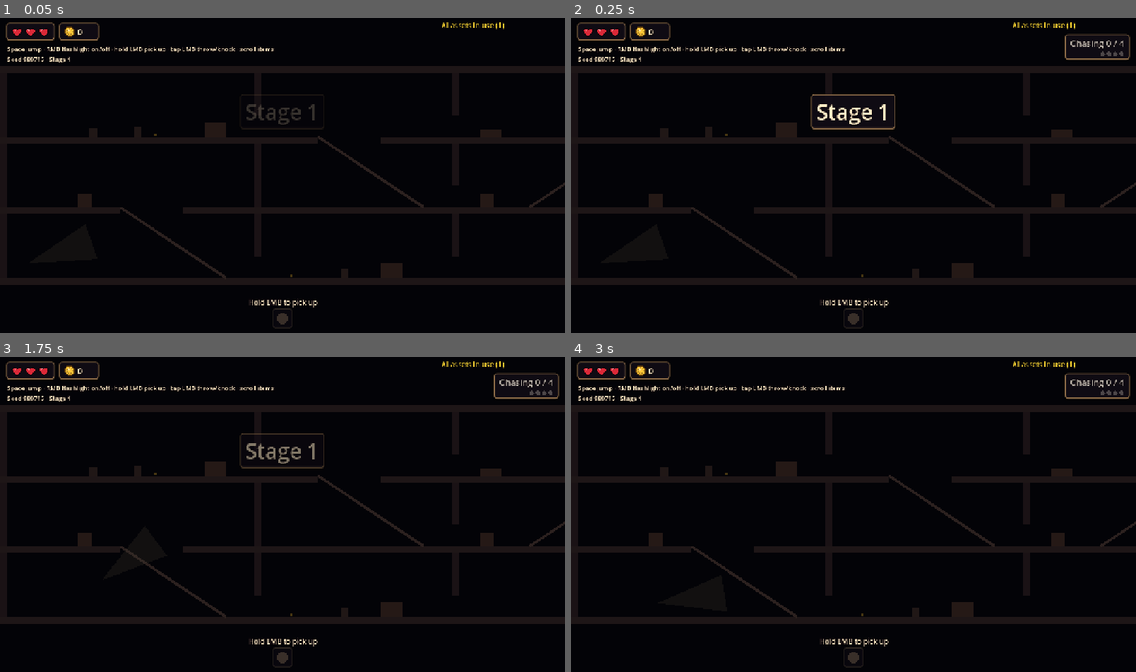
Above: before the commit, frames 1-4 (two rows, left to right).
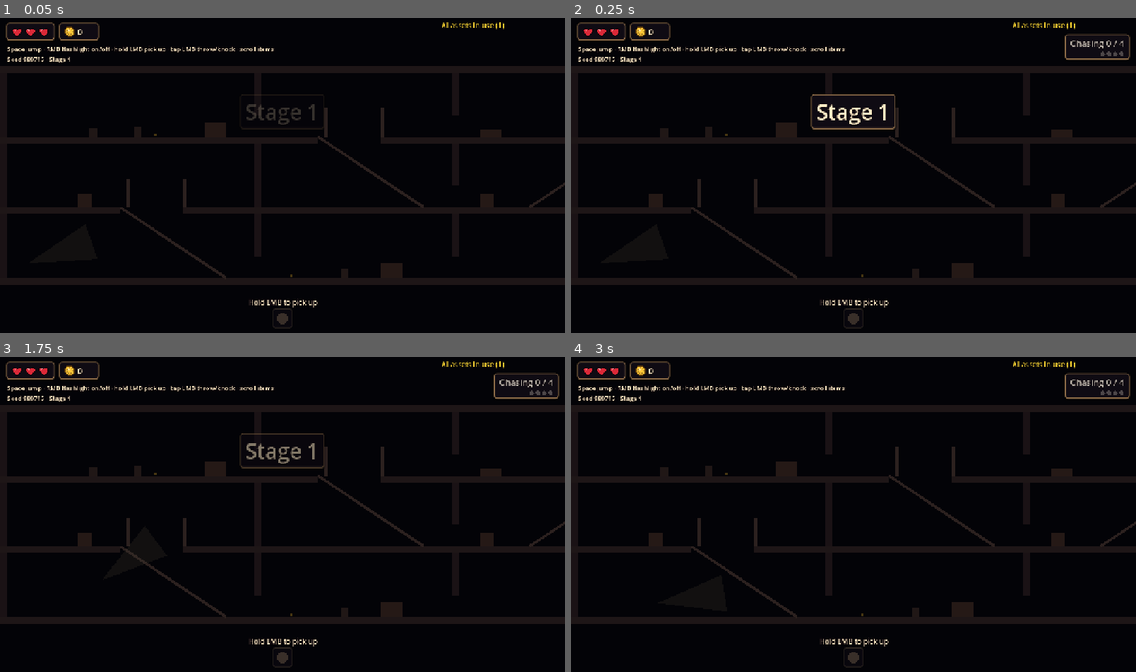
Above: after the commit, the same moments.

Repository: rgavinc/quiet-mansion
Game: Godot game, scene res://scenes/main.tscn
Two runs of this game, one before a commit and one after it. Both use one fixed random seed, a clock stepped at 60 frames per second and the inputs below.
Inputs (mouse positions are in pixels of both pictures, inside the frame that each line leads up to):
- Up to frame 1 (0.05 s): no input
- Up to frame 2 (0.25 s): no input
- Up to frame 3 (1.75 s): tap Enter at 0.5 s; move the mouse to (406, 498) at 0.52 s; hold Space (jump) 0.53-1.28 s; hold D (move_right) from 0.53 s (still down); click (406, 498) at 0.67 s; move the mouse to (169, 530) at 1.27 s; right-click (169, 530) at 1.35 s; tap Space (jump) at 1.52, 1.55 s
- Up to frame 4 (3 s): tap Space (jump) at 1.82, 2.3 s; move the mouse to (910, 445) at 2.02 s; release D (move_right) at 2.03 s; press the mouse at (910, 445) at 2.03 s; hold A (move_left) 2.03-2.78 s; tap Enter at 2.75 s; move the mouse to (825, 577) at 2.77 s; release the mouse at (825, 577) at 2.78 s; hold D (move_right) from 2.78 s (still down); tap Mouse wheel down (inv_next) at 2.85 s; click (825, 577) at 2.92 s

The runs differ from the first frame. In frame 1, 0.2% of the frame differs, in the area x 22-68%, y 28-61%; in frame 2, 0.2%; in frame 3, 0.2%; in frame 4, 0.2%.

Commit message:
Gallery rail (PRODUCT.md, QA-revised): atlas stair_gallery_rail across the opening; collider = 64px far-edge wall on the slab (px 144 / 192 mirrored) + near-edge guard 16px inside the opening, layer WORLD (boy + walkers blocked, floaters pass, no mask toggling); validator placement rule; rail_check in sweep boots; scene_rail real-physics tests (walk/jump at both edges, climb up/down boy + walker, jump on stair under the post, mirrored); LEVELGEN.md

Diff:
--- a/scripts/levelgen/level_generator.gd
+++ b/scripts/levelgen/level_generator.gd
@@ -619,6 +619,22 @@
 			x0 = maxf(x0, h.y)
 		if x0 < right:
 			placeholder.append(_box(geo, Rect2(x0, y, right - x0, TILE), C_SLAB))
+	# gallery rail wall at the far edge of every stair opening (PRODUCT.md, QA-revised): world
+	# collision, so the boy and walkers can't walk or jump into the opening; floaters don't mask
+	# WORLD and drift through; climbers pass 96px under its foot. Plus a near-edge guard inside the
+	# opening 16px back from the top landing (LevelValidator.stair_rail_near).
+	var rails_body := StaticBody2D.new()
+	rails_body.name = "Rails"
+	rails_body.collision_layer = PlayerStats.LAYER_WORLD
+	rails_body.collision_mask = 0
+	level.add_child(rails_body)
+	var rails := []
+	for s in L.stairs:
+		var ty := float(LevelValidator.surface_y(int(s.to_floor)))
+		for r in LevelValidator.stair_rail_walls(s):
+			var rect := Rect2(r.x, ty - LevelValidator.RAIL_H_PX, r.y - r.x, LevelValidator.RAIL_H_PX)
+			placeholder.append(_box(rails_body, rect, C_STAIR))
+			rails.append(rect)
 	for wl in L.walls:
 		var surf := float(LevelValidator.surface_y(wl.floor))
 		var top := surf - (FLOOR_TILES - 1) * TILE
@@ -729,7 +745,7 @@
 	level.add_to_group("level")
 	level.tree_exiting.connect(func(): if LevelNav.current == nav: LevelNav.current = null)
 	return {level = level, player = player, exit = ex, enemies = enemies, stairs = stairs,
-			bounds = LevelValidator.level_bounds(L), nav = nav, layout = L}
+			rails = rails, bounds = LevelValidator.level_bounds(L), nav = nav, layout = L}
 
 
 ## Give auto-named ("@Class@123") children deterministic names so a rebuild of the same seed
--- a/scripts/levelgen/level_skin.gd
+++ b/scripts/levelgen/level_skin.gd
@@ -29,6 +29,13 @@
 	landing_top = [18, 2, 3, 3],
 	stair_rail_cap = [15, 3, 3, 2],
 }
+# gallery rail over the upper-slab opening (PRODUCT.md "Stair opening"): Designer PR #33 adds
+# `stair_gallery_rail` = [9, 2, 6, 3] (tiles x+9..x+14, band rows 6-8; `stair_rail_cap` carries it
+# over x+15..x+17). Read from ASSETS_MANIFEST.toml; without it, `stair_rail_cap` is repeated over
+# x+9..x+14 as a stand-in.
+const GALLERY_RAIL := "stair_gallery_rail"
+const GALLERY_RAIL_FALLBACK := "stair_rail_cap"
+const MANIFEST := "res://assets/ASSETS_MANIFEST.toml"
 const SLAB_ATLAS_ROW := 5
 const STAIR_WIDTH := 21
 const BAND_ROWS := 9                     # rows 0..8 above the slab
@@ -89,6 +96,23 @@
 					var ac := Vector2i(int(pc[0]) + i, int(pc[1]) + j)
 					var col := x + ac.x if rising_right else x + STAIR_WIDTH - 1 - ac.x
 					_put(src, stairs, Vector2i(col, ty + ac.y - SLAB_ATLAS_ROW), ac.y * COLS + ac.x, not rising_right)
+		# gallery rail across the opening (x+9..x+14 + the rail cap's x+15..x+17, mirrored rising
+		# left); its collision is the generator's Rails body
+		var rail := rail_piece()
+		var pc: Array = rail.piece
+		var cells := []   # [atlas cell, stair column]
+		if rail.name == GALLERY_RAIL:
+			for i in int(pc[2]):
+				for j in int(pc[3]):
+					cells.append([Vector2i(int(pc[0]) + i, int(pc[1]) + j), int(pc[0]) + i])
+		else:
+			for c in range(9, 15):
+				for j in int(pc[3]):
+					cells.append([Vector2i(int(pc[0]) + (c - 9) % int(pc[2]), int(pc[1]) + j), c])
+		for cell in cells:
+			var ac: Vector2i = cell[0]
+			var col: int = x + int(cell[1]) if rising_right else x + STAIR_WIDTH - 1 - int(cell[1])
+			_put(src, stairs, Vector2i(col, ty + ac.y - SLAB_ATLAS_ROW), ac.y * COLS + ac.x, not rising_right)
 		# slab ends where the cutout begins (x+8 rising right, x+12 rising left)
 		if rising_right:
 			_put(src, front, Vector2i(x + 8, ty), SLAB_END_RIGHT)
@@ -111,6 +135,26 @@
 
 
 ## Tile row of floor f's slab (its top edge is the floor surface).
+## {name, piece [col,row,w,h]}: Designer's `stair_gallery_rail` from the manifest's tiles_stage1
+## entry when present, else the `stair_rail_cap` fallback.
+static func rail_piece() -> Dictionary:
+	var f := FileAccess.open(MANIFEST, FileAccess.READ)
+	if f != null:
+		var in_slot := false
+		var rx := RegEx.create_from_string("^\\s*%s\\s*=\\s*\\[\\s*(\\d+)\\s*,\\s*(\\d+)\\s*,\\s*(\\d+)\\s*,\\s*(\\d+)" % GALLERY_RAIL)
+		while not f.eof_reached():
+			var line := f.get_line()
+			if line.begins_with("[[asset]]"):
+				in_slot = false
+			elif line.strip_edges() == 'slot = "%s"' % SLOT:
+				in_slot = true
+			elif in_slot:
+				var m := rx.search(line)
+				if m:
+					return {name = GALLERY_RAIL, piece = [int(m.strings[1]), int(m.strings[2]), int(m.strings[3]), int(m.strings[4])]}
+	return {name = GALLERY_RAIL_FALLBACK, piece = STAIR_PIECES[GALLERY_RAIL_FALLBACK]}
+
+
 static func _row(f: int) -> int:
 	return int(LevelValidator.surface_y(f)) / T
 
--- a/scripts/levelgen/level_validator.gd
+++ b/scripts/levelgen/level_validator.gd
@@ -44,6 +44,10 @@
 const STAIR_RUN_PX := 240.0         # 15 tiles horizontal for a 160px rise (~34 deg, boy_climb_stairs art)
 const STAIR_LANDING_PX := 48.0      # 3-tile flat landing beyond each end of the diagonal
 const STAIR_HOLE_PX := 144.0        # upper slab cut open over 9 tiles (x+9..x+17 rising right)
+const RAIL_H_PX := 64.0             # gallery rail collider height above the upper surface: visible handrail is 28px
+                                    # (finial 40px), invisible extension to 64px > the boy's ~52px jump apex
+const NEAR_GUARD_PX := 16.0         # near-edge guard set-back from the top landing edge (> 14px radius)
+const RAIL_W_PX := 6.0              # rail wall thickness, on the slab at the opening's far edge
 const STAIR_FOOTPRINT_PX := STAIR_RUN_PX + 2.0 * STAIR_LANDING_PX   # 336px = 21 tiles
 const SCREEN := Vector2(1280, 720)  # project viewport; the camera is zoom 1
 const MIN_ENEMY_DIST := 1280.0      # one screen, any floor
@@ -141,6 +145,17 @@
 		if _span_hits_solid(L, ff, sp.x, sp.y, false) or _span_hits_solid(L, tf, sp.x, sp.y, false):
 			errs.append("stair %d->%d at x=%d (footprint incl. landings) is blocked by a wall, doorway or furniture" % [ff, tf, int(b.x)])
 		stairs_seen.append(s)
+		# gallery rail wall: at the opening's far edge, on solid slab, inside the stair footprint
+		var rw := stair_rail(s)
+		var ho := stair_hole(s)
+		var far_edge: float = ho.x if t.x > b.x else ho.y   # where the upper floor drops off
+		var touches := is_equal_approx(rw.y, far_edge) if t.x > b.x else is_equal_approx(rw.x, far_edge)
+		if not touches or (rw.y > ho.x + 0.01 and rw.x < ho.y - 0.01) or rw.x < sp.x or rw.y > sp.y:
+			errs.append("stair %d->%d at x=%d: gallery rail wall %s not on the slab at the opening's far edge" % [ff, tf, int(b.x), rw])
+		var rn := stair_rail_near(s)
+		var near_edge: float = ho.y if t.x > b.x else ho.x
+		if rn.x < ho.x or rn.y > ho.y or minf(absf(rn.x - near_edge), absf(rn.y - near_edge)) < NEAR_GUARD_PX - 0.01:
+			errs.append("stair %d->%d at x=%d: near-edge guard %s not inside the opening %dpx back from the top landing" % [ff, tf, int(b.x), rn, int(NEAR_GUARD_PX)])
 		# upper slab cutout (x+9..x+17): nothing may stand over the hole
 		var hole := stair_hole(s)
 		for o in occupants(L):
@@ -457,6 +472,38 @@
 	return Vector2(minf(tx, tx - d * STAIR_HOLE_PX), maxf(tx, tx - d * STAIR_HOLE_PX))
 
 
+## Gallery rail collider [a, b] px on to_floor (PRODUCT.md "Stair opening", QA-revised): a thin
+## vertical wall at the FAR edge of the opening, where the upper floor drops off, standing on the
+## solid slab: rising right just left of px 144 from the stair's leftmost tile edge (left edge of
+## x+9), rising left just right of px 192 (mirrored). From the upper surface up RAIL_H_PX (64px,
+## above the boy's ~52px jump). Layer WORLD: blocks the boy and walkers; floaters don't mask WORLD.
+## A climber at that x is ~64px above the lower floor (96px under the wall's foot), so climbing
+## never touches it. The visible `stair_gallery_rail` still spans the whole opening.
+static func stair_rail(s: Dictionary) -> Vector2:
+	var x0 := stair_x(s) * TILE
+	if s.top.x > s.bottom.x:
+		return Vector2(x0 + 144.0 - RAIL_W_PX, x0 + 144.0)
+	return Vector2(x0 + 192.0, x0 + 192.0 + RAIL_W_PX)
+
+
+## Near-edge guard [a, b] px on to_floor: the same 64px wall inside the opening, NEAR_GUARD_PX back
+## from the stair-top landing edge, so a body walking off the top landing toward the opening is
+## stopped on the slab corner instead of dropping a floor. NEAR_GUARD_PX (16) > the widest body
+## radius (14), so a body standing on the stair's top point never touches it; climbers pass it
+## kinematically (they never collide while climbing). Not in the QA spec (far edge only); added
+## because scene_rail proved the near edge was open.
+static func stair_rail_near(s: Dictionary) -> Vector2:
+	var h := stair_hole(s)
+	if s.top.x > s.bottom.x:
+		return Vector2(h.y - NEAR_GUARD_PX - RAIL_W_PX, h.y - NEAR_GUARD_PX)
+	return Vector2(h.x + NEAR_GUARD_PX, h.x + NEAR_GUARD_PX + RAIL_W_PX)
+
+
+## Every rail collider x span over a stair opening (far-edge wall, near-edge guard).
+static func stair_rail_walls(s: Dictionary) -> Array[Vector2]:
+	return [stair_rail(s), stair_rail_near(s)]
+
+
 ## The two landings [{floor, a, b}]: bottom one beyond `bottom` on from_floor, top one beyond `top` on to_floor.
 static func stair_landings(s: Dictionary) -> Array:
 	var d := signf(s.top.x - s.bottom.x)
--- a/tests/run_tests.gd
+++ b/tests/run_tests.gd
@@ -24,7 +24,7 @@
 			all_fail.append(f)
 			printerr("FAIL: ", f)
 	# Scene suites: real physics frames (await).
-	for path in ["res://tests/scene_catch.gd", "res://tests/scene_enemy.gd"]:
+	for path in ["res://tests/scene_catch.gd", "res://tests/scene_enemy.gd", "res://tests/scene_rail.gd"]:
 		var ss: RefCounted = load(path).new()
 		var r: Dictionary = await ss.run_async(self)
 		total_passed += int(r["passed"])
--- /dev/null
+++ b/tests/scene_rail.gd
@@ -0,0 +1,236 @@
+extends RefCounted
+## Scene-level, REAL physics (Lead, PRODUCT.md "Stair opening", QA-revised rail): on a built
+## level with one stair rising right and one rising left (mirrored case):
+##  (a) a boy-sized body (r 12, the boy's mask) and a walker (r 14, a walking Enemy's mask)
+##      walking along the upper floor toward the opening's far edge, and the real boy jumping
+##      at it, stay on the upper floor (the 64px rail wall); a floater (no WORLD mask) drifts
+##      through; walking off the stair-top landing toward the opening is stopped by the near-edge
+##      guard (LevelValidator.stair_rail_near) instead of dropping a floor.
+##  (b') QA edge post: the boy on the stair just below x+9 (~61px up, t 0.38) spamming jump (52px
+##      apex) under the slab / post bottom: not snagged, not knocked off the line, keeps climbing
+##      to the top landing in the expected time.
+##  (b) the real boy and a real BE walker climb the full stair up and down without being
+##      blocked or snagged: they reach the other end within the expected time and stand there.
+
+const WALK_FRAMES := 75
+const SPEED := 140.0
+
+
+func run_async(tree: SceneTree) -> Dictionary:
+	var failures: PackedStringArray = []
+	PlayerStats.reset(); GameState.reset()
+	var world := Node2D.new()
+	tree.root.add_child(world)
+	var L := _layout_with_both_directions()
+	var built := LevelGenerator.build(L, world)
+	for e in built.enemies:
+		e.queue_free()
+	await tree.physics_frame
+	var picks := [L.stairs.filter(func(q): return q.top.x > q.bottom.x)[0], L.stairs.filter(func(q): return q.top.x < q.bottom.x)[0]]
+	var checks := [["rail_blocks_walkers_and_boy_at_far_edge", _far_edge], ["boy_jumping_at_rail_cannot_fall_in", _boy_jump],
+		["near_edge_stair_top_no_fall", _near_edge], ["boy_climbs_up_and_down_unsnagged", _boy_climb], ["boy_jumping_under_post_keeps_climbing", _boy_jump_on_stair], ["walker_climbs_up_and_down_unsnagged", _walker_climb]]
+	for c in checks:
+		for s in picks:
+			var err: String = await c[1].call(tree, world, built, s)
+			if not err.is_empty():
+				failures.append("rail %s (%s stair x=%d): %s" % [c[0], "right" if s.top.x > s.bottom.x else "left", int(s.bottom.x), err])
+	world.queue_free()
+	await tree.process_frame
+	PlayerStats.reset(); GameState.reset()
+	Engine.time_scale = 1.0
+	return {"passed": checks.size() * 2 - failures.size(), "total": checks.size() * 2, "failures": failures}
+
+
+func _layout_with_both_directions() -> Dictionary:
+	for seed_value in 50:
+		var L := LevelGenerator.generate(seed_value, 1)
+		if L.stairs.any(func(q): return q.top.x > q.bottom.x) and L.stairs.any(func(q): return q.top.x < q.bottom.x):
+			return L
+	return {}
+
+
+## x 40px on the slab side of the opening's far edge, and the direction into the opening.
+func _far(s: Dictionary) -> Array:
+	var h := LevelValidator.stair_hole(s)
+	return [h.x - 40.0, 1.0] if s.top.x > s.bottom.x else [h.y + 40.0, -1.0]
+
+
+func _far_edge(tree: SceneTree, world: Node, _b: Dictionary, s: Dictionary) -> String:
+	var y := LevelValidator.surface_y(int(s.to_floor))
+	var f := _far(s)
+	for who in [["boy", 12.0, PlayerStats.LAYER_WORLD | PlayerStats.LAYER_ENEMY], ["walker", 14.0, PlayerStats.LAYER_WORLD | PlayerStats.LAYER_PLAYER]]:
+		var end: Vector2 = await _walk(tree, world, Vector2(f[0], y - who[1]), f[1] * SPEED, who[1], who[2], true)
+		if end.y > y - who[1] + 4.0:
+			return "%s fell into the opening (ended at %s)" % [who[0], end]
+	var fl: Vector2 = await _walk(tree, world, Vector2(f[0], y - 14.0), f[1] * SPEED, 14.0, PlayerStats.LAYER_PLAYER, false)
+	if absf(fl.x - f[0]) < 100.0:
+		return "floater blocked by the rail (reached x=%d)" % int(fl.x)
+	return ""
+
+
+func _near_edge(tree: SceneTree, world: Node, _b: Dictionary, s: Dictionary) -> String:
+	var y := LevelValidator.surface_y(int(s.to_floor))
+	var d := signf(s.top.x - s.bottom.x)
+	var x0: float = s.top.x + d * 40.0   # on the top landing, walking back toward the opening
+	for who in [["boy", 12.0, PlayerStats.LAYER_WORLD | PlayerStats.LAYER_ENEMY], ["walker", 14.0, PlayerStats.LAYER_WORLD | PlayerStats.LAYER_PLAYER]]:
+		var end: Vector2 = await _walk(tree, world, Vector2(x0, y - who[1]), -d * SPEED, who[1], who[2], true)
+		if end.y > y - who[1] + 4.0:
+			return "%s walking off the top landing fell into the opening (ended at %s)" % [who[0], end]
+	return ""
+
+
+func _boy_jump(tree: SceneTree, _w: Node, built: Dictionary, s: Dictionary) -> String:
+	var y := LevelValidator.surface_y(int(s.to_floor))
+	var f := _far(s)
+	var d := signf(s.top.x - s.bottom.x)
+	# from the far slab toward the far-edge wall, and from the top landing toward the near guard
+	for start in [[f[0] - f[1] * 40.0, f[1]], [s.top.x + d * 48.0, -d]]:
+		var err: String = await _jump_run(tree, built.player, Vector2(start[0], y), start[1], y)
+		if not err.is_empty():
+			return err
+	return ""
+
+
+func _jump_run(tree: SceneTree, p: CharacterBody2D, at: Vector2, dir: float, y: float) -> String:
+	p.state = p.State.NORMAL
+	p.stair = null
+	p.velocity = Vector2.ZERO
+	p.global_position = at
+	var act := &"move_right" if dir > 0.0 else &"move_left"
+	Input.action_press(act)
+	var lowest := -INF
+	for i in 150:
+		await tree.physics_frame
+		p.jump()
+		lowest = maxf(lowest, p.global_position.y)
+	Input.action_release(act)
+	for i in 30:
+		await tree.physics_frame
+	lowest = maxf(lowest, p.global_position.y)
+	if lowest > y + 4.0:
+		return "boy jumping %s from x=%d fell into the opening (lowest y %.1f, floor %.1f)" % [act, int(at.x), lowest, y]
+	return ""
+
+
+func _boy_climb(tree: SceneTree, _w: Node, built: Dictionary, s: Dictionary) -> String:
+	var p: CharacterBody2D = built.player
+	var st := _stair_node(built, s)
+	if st == null:
+		return "no Stair node"
+	var budget := int(288.0 / PlayerStats.get_stat(&"climb_speed") * 60.0 / 3.0 * 1.4) + 10
+	Engine.time_scale = 3.0
+	for leg in [[0.0, &"move_up", s.top], [1.0, &"move_down", s.bottom]]:
+		p.velocity = Vector2.ZERO
+		p.global_position = st.point_at(leg[0])
+		p.stair = st
+		p.set("_stair_t", leg[0])
+		p.set("_stair_approach", false)
+		p.state = p.State.CLIMB
+		Input.action_press(leg[1])
+		var frames := 0
+		while p.state == p.State.CLIMB and frames < budget:
+			await tree.physics_frame
+			frames += 1
+		Input.action_release(leg[1])
+		for i in 10:
+			await tree.physics_frame
+		if p.state == p.State.CLIMB or p.global_position.distance_to(leg[2]) > 16.0:
+			Engine.time_scale = 1.0
+			return "boy %s: blocked/snagged (at %s after %d frames, want %s)" % [leg[1], p.global_position, frames, leg[2]]
+	Engine.time_scale = 1.0
+	return ""
+
+
+func _boy_jump_on_stair(tree: SceneTree, _w: Node, built: Dictionary, s: Dictionary) -> String:
+	var p: CharacterBody2D = built.player
+	var st := _stair_node(built, s)
+	const T0 := 0.38
+	p.velocity = Vector2.ZERO
+	p.global_position = st.point_at(T0)
+	p.stair = st
+	p.set("_stair_t", T0)
+	p.set("_stair_approach", false)
+	p.state = p.State.CLIMB
+	var at: Vector2 = p.global_position
+	for i in 40:   # stand under the post and jump repeatedly
+		p.jump()
+		await tree.physics_frame
+		if p.state != p.State.CLIMB or p.global_position.distance_to(at) > 0.5:
+			return "jump knocked the boy off the stair (state %d, at %s, was %s)" % [p.state, p.global_position, at]
+	var budget := int((1.0 - T0) * 288.0 / PlayerStats.get_stat(&"climb_speed") * 60.0 * 1.3) + 10
+	Input.action_press(&"move_up")
+	var frames := 0
+	while p.state == p.State.CLIMB and frames < budget:
+		p.jump()
+		await tree.physics_frame
+		frames += 1
+		var on_line: Vector2 = st.point_at(float(p.get("_stair_t")))
+		if p.state == p.State.CLIMB and p.global_position.distance_to(on_line) > 0.5:
+			Input.action_release(&"move_up")
+			return "boy pushed off the stair line at %s" % p.global_position
+	Input.action_release(&"move_up")
+	for i in 10:
+		await tree.physics_frame
+	if p.state == p.State.CLIMB or p.global_position.distance_to(s.top) > 16.0:
+		return "boy snagged under the post (at %s after %d/%d frames, want %s)" % [p.global_position, frames, budget, s.top]
+	return ""
+
+
+func _walker_climb(tree: SceneTree, world: Node, built: Dictionary, s: Dictionary) -> String:
+	var st := _stair_node(built, s)
+	var def := StageTable.enemy_def("puppet_hand")
+	var e: CharacterBody2D = load(def.script_path).new()
+	e.set("def", def)
+	var cs := CollisionShape2D.new()
+	var c := CircleShape2D.new()
+	c.radius = 14.0
+	cs.shape = c
+	e.add_child(cs)
+	world.add_child(e)
+	var foot: float = e.call("_foot")
+	var budget := int(288.0 / float(e.get("climb_speed")) * 60.0 / 3.0 * 1.4) + 10
+	var err := ""
+	Engine.time_scale = 3.0
+	for leg in [[s.bottom, s.top], [s.top, s.bottom]]:
+		e.global_position = leg[0] - Vector2(0, foot)
+		e.velocity = Vector2.ZERO
+		e.call("_start_climb", leg[0], leg[0], leg[1], st)
+		var frames := 0
+		while e.get("climbing") and frames < budget:
+			await tree.physics_frame
+			frames += 1
+		var feet: Vector2 = e.global_position + Vector2(0, foot)
+		if e.get("climbing") or feet.distance_to(leg[1]) > 16.0:
+			err = "walker %s->%s blocked/snagged (feet %s after %d frames)" % [leg[0], leg[1], feet, frames]
+			break
+	Engine.time_scale = 1.0
+	e.queue_free()
+	return err
+
+
+func _stair_node(built: Dictionary, s: Dictionary) -> Node:
+	for st in built.stairs:
+		if st.global_position.distance_to(s.bottom) < 1.0:
+			return st
+	return null
+
+
+func _walk(tree: SceneTree, world: Node, center: Vector2, vx: float, radius: float, mask: int, gravity: bool) -> Vector2:
+	var b := CharacterBody2D.new()
+	b.collision_layer = 0
+	b.collision_mask = mask
+	var cs := CollisionShape2D.new()
+	var c := CircleShape2D.new()
+	c.radius = radius
+	cs.shape = c
+	b.add_child(cs)
+	world.add_child(b)
+	b.global_position = center
+	for i in WALK_FRAMES:
+		await tree.physics_frame
+		b.velocity.x = vx
+		b.velocity.y = (b.velocity.y + 980.0 / 60.0) if gravity else 0.0
+		b.move_and_slide()
+	var at := b.global_position
+	b.queue_free()
+	return at
--- a/tests/seed_sweep_impl.gd
+++ b/tests/seed_sweep_impl.gd
@@ -136,6 +136,34 @@
 	tree.quit(0 if ok else 1)
 
 
+## PRODUCT.md "Stair opening": every stair opening has its gallery rail wall on layer WORLD at
+## LevelValidator.stair_rail_walls (far-edge wall + near-edge guard, 64px tall), the boy and every walker mask WORLD (blocked),
+## floaters don't (drift through).
+static func rail_check(built: Dictionary) -> String:
+	var L: Dictionary = built.layout
+	var level: Node = built.level
+	var body := level.get_node_or_null("Rails") as StaticBody2D
+	if body == null or not (body.collision_layer & PlayerStats.LAYER_WORLD):
+		return "no Rails body on layer WORLD"
+	var rects := []
+	for c in body.get_children():
+		if c is CollisionShape2D and c.shape is RectangleShape2D:
+			rects.append(Rect2(c.position - c.shape.size / 2.0, c.shape.size))
+	for s in L.stairs:
+		var y := LevelValidator.surface_y(int(s.to_floor))
+		for r in LevelValidator.stair_rail_walls(s):
+			if not rects.any(func(q: Rect2): return is_equal_approx(q.position.x, r.x) and is_equal_approx(q.end.x, r.y) \
+					and is_equal_approx(q.end.y, y) and q.size.y >= LevelValidator.RAIL_H_PX):
+				return "stair at x=%d: missing rail wall %s at its opening" % [int(s.bottom.x), r]
+	if not (built.player.collision_mask & PlayerStats.LAYER_WORLD):
+		return "boy doesn't collide with the rail (mask)"
+	for e in built.enemies:
+		var walks: bool = StringName(e.get("movement")) != &"float"
+		if walks != bool(e.collision_mask & PlayerStats.LAYER_WORLD):
+			return "%s enemy %s rail collision (mask %d)" % [e.get("movement"), "ignores" if walks else "blocked by", e.collision_mask]
+	return ""
+
+
 ## QA: enemies in the booted scene are exactly the stage table's count, every one a real
 ## EnemyDef-driven `Enemy` (type and movement from the table), no stand-ins or leftovers.
 static func enemy_check(main: Node, L: Dictionary, stage: int) -> String:
@@ -171,6 +199,8 @@
 		var L: Dictionary = built.layout
 		var b: Rect2 = built.bounds
 		err = enemy_check(main, L, stage)
+		if err.is_empty():
+			err = rail_check(built)
 		var dir := "move_right" if L.exit.x > L.start.x else "move_left"
 		for f in (frames if err.is_empty() else 0):
 			if f == frames / 4:
--- a/tests/test_levelgen.gd
+++ b/tests/test_levelgen.gd
@@ -30,6 +30,7 @@
 		["rejects_layout_off_stage_table", test_reject_off_table],
 		["rejects_loot_on_stair_landings", test_reject_loot_on_landing],
 		["enemies_are_enemydefs_at_table_count", test_enemy_defs],
+		["stair_openings_have_gallery_rails", test_gallery_rails],
 		["fallbacks_match_stage_table_and_are_only_last_resort", test_fallback_table],
 		["rejects_enemy_near_start", test_reject_enemy_near],
 		["rejects_enemy_within_a_screen_any_floor", test_reject_enemy_other_floor],
@@ -690,6 +691,56 @@
 	return ""
 
 
+## PRODUCT.md "Stair opening" (QA-revised): every opening (both directions) has a world-collision
+## wall at its far edge (px 144 rising right / 192 rising left from the stair's left edge, on the
+## slab), >= 64px tall; the validator checks its placement; built rails match on every stage; the rail is painted from the atlas (stair_gallery_rail or the
+## stair_rail_cap fallback).
+func test_gallery_rails() -> String:
+	var check: Callable = load("res://tests/seed_sweep_impl.gd").rail_check
+	for st in range(1, StageTable.STAGE_COUNT + 1):
+		var L := LevelGenerator.generate(3, st)
+		for s in L.stairs:
+			var h := LevelValidator.stair_hole(s)
+			var r := LevelValidator.stair_rail(s)
+			var x0 := LevelValidator.stair_x(s) * 16.0
+			var want := Vector2(x0 + 138.0, x0 + 144.0) if s.top.x > s.bottom.x else Vector2(x0 + 192.0, x0 + 198.0)
+			if r != want:
+				return "stage %d stair x=%d: rail wall %s != far-edge span %s" % [st, int(s.bottom.x), r, want]
+			if r.y > h.x + 0.01 and r.x < h.y - 0.01:
+				return "rail wall over the opening"
+			var n := LevelValidator.stair_rail_near(s)
+			var want_n := Vector2(x0 + 266.0, x0 + 272.0) if s.top.x > s.bottom.x else Vector2(x0 + 64.0, x0 + 70.0)
+			if n != want_n:
+				return "stage %d stair x=%d: near guard %s != %s" % [st, int(s.bottom.x), n, want_n]
+	if LevelValidator.RAIL_H_PX < 64.0:
+		return "rail collider below 64px (boy jumps ~52px)"
+	for st in range(1, StageTable.STAGE_COUNT + 1):
+		var L := LevelGenerator.generate(3, st)
+		var w := Node2D.new()
+		root.add_child(w)
+		var b := LevelGenerator.build(L, w)
+		var err: String = check.call(b)
+		if err.is_empty() and (b.rails as Array).size() != 2 * L.stairs.size():
+			err = "%d rail walls for %d stairs (want 2 each)" % [(b.rails as Array).size(), L.stairs.size()]
+		if err.is_empty() and st == 1:
+			var stairs_layer := b.level.get_node_or_null("TilesStairs") as TileMapLayer
+			if stairs_layer != null:
+				var s0: Dictionary = L.stairs[0]
+				var hole := LevelValidator.stair_hole(s0)
+				var row := int(LevelValidator.surface_y(int(s0.to_floor)) / 16.0) - 1
+				for c in range(int(hole.x / 16.0), int(hole.y / 16.0)):
+					if stairs_layer.get_cell_source_id(Vector2i(c, row)) < 0:
+						err = "rail not painted at tile %d" % c
+						break
+		w.free()
+		if not err.is_empty():
+			return "stage %d: %s" % [st, err]
+	var rp := LevelSkin.rail_piece()
+	if not (rp.name in [LevelSkin.GALLERY_RAIL, LevelSkin.GALLERY_RAIL_FALLBACK]) or (rp.piece as Array).size() != 4:
+		return "rail atlas piece %s" % rp
+	return ""
+
+
 ## The 5 known-good layouts follow their stage table exactly, pass the validator, and are
 ## never reached by real seeds (generate marks them `fallback`, which the sweep fails on).
 func test_fallback_table() -> String:
Not shown, added: tests/scene_rail.gd.uid
Not shown, changed: docs/LEVELGEN.md
